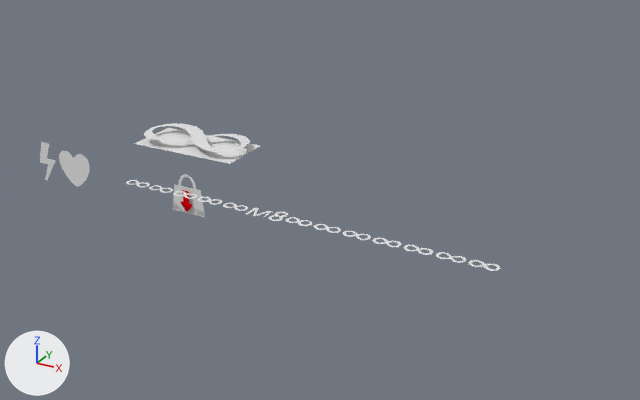
The Blender file !Ampelos-Docs/UI/Icons.blend: old version first, new version second.
One viewpoint serves both versions: a camera (50 mm lens) standing at (18.5, -20.7, 11.2) and looking at (5.9, 2.3, -0.3). Arrows for +X, +Y and +Z are at lower left; the lights stay in place.

The older version as bpy lines, for what is in view:
```python
me_plane_002 = bpy.data.meshes.new('Plane.002')
me_plane_002.from_pydata(...)  # 20 vertices, 9 faces; spans x 0.0..1.0, y -1.12..1.0, z 0.0
me_plane_004 = bpy.data.meshes.new('Plane.004')
me_plane_004.from_pydata([(-1.0, -1.0, 0.0), (1.0, -1.0, 0.0), (-1.0, 1.0, 0.0), (1.0, 1.0, 0.0)], [], [(0, 1, 3, 2)])
me_plane_004.materials.append(mat_material)  # its picture is missing
me_plane_005 = bpy.data.meshes.new('Plane.005')
me_plane_005.from_pydata(...)  # 52 vertices, 25 faces; spans x -9.1..10.4, y -10.6..9.8, z -0.1..0.0
txt_text = bpy.data.curves.new('Text', 'FONT')
txt_text.body = '∞∞∞∞∞м8∞∞∞∞∞∞∞'
ob_plane_002 = bpy.data.objects.new('Plane.002', me_plane_002)
ob_plane_002.location = (2.37, 0.0, 0.0)
ob_plane_002.rotation_euler = (-1.571, 0.0, 0.0)  # degrees (-90, 0, 0)
ob_plane_002.scale = (0.639, 0.639, 0.639)
_m = ob_plane_002.modifiers.new('Mirror', 'MIRROR')
_m.merge_threshold = 0.002
ob_plane_004 = bpy.data.objects.new('Plane.004', me_plane_004)
ob_plane_004.location = (0.39, 3.27, 0.3)
ob_plane_004.scale = (2.05, 1.0, 1.0)
ob_plane_005 = bpy.data.objects.new('Plane.005', me_plane_005)
ob_plane_005.location = (0.37, 3.36, 0.59)
ob_plane_005.rotation_euler = (0.0, 0.0, -0.843)  # degrees (0, 0, -48)
ob_plane_005.scale = (0.177, 0.177, 0.177)
ob_text = bpy.data.objects.new('Text', txt_text)
ob_text.location = (0.39, -0.88, 0.3)
# also in view: 'Plane' at (-2.4, 0.0, 0.0)
```
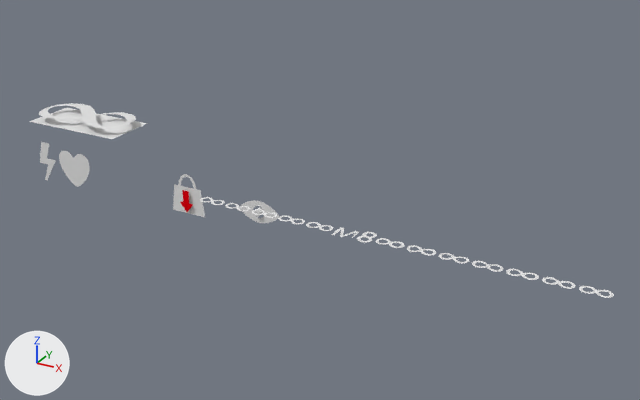
Where the change shows, as pixel boxes [x1, y1, x2, y2] in the pictures (640 x 400 px):
```json
{"object": "Plane.004", "change": "moved", "before": [134, 128, 260, 164], "after": [30, 108, 148, 139]}
{"object": "Text", "change": "moved", "before": [126, 180, 500, 271], "after": [200, 197, 614, 298]}
{"object": "Plane.005", "change": "moved", "before": [144, 123, 250, 152], "after": [39, 103, 136, 128]}
{"object": "Plane.006", "change": "added", "after": [240, 200, 280, 223]}
```

Scene script edits in JSON lines:
```json
{"op": "add", "block": "me_plane_006", "code": ["me_plane_006 = bpy.data.meshes.new('Plane.006')", "me_plane_006.from_pydata(...)  # 48 vertices, 23 faces; spans x -1.0..1.0, y 0.0..0.51, z 0.0"]}
{"op": "set", "path": "ob_text.location", "old": "(0.39, -0.88, 0.3)", "new": "(3.27, -0.88, 0.3)"}
{"op": "set", "path": "ob_plane_005.location", "old": "(0.37, 3.36, 0.59)", "new": "(-4.72, 3.36, 0.59)"}
{"op": "set", "path": "ob_plane_004.location", "old": "(0.39, 3.27, 0.3)", "new": "(-4.7, 3.27, 0.3)"}
{"op": "add", "block": "ob_plane_006", "code": ["ob_plane_006 = bpy.data.objects.new('Plane.006', me_plane_006)", "ob_plane_006.location = (5.06, 0.0, 0.0)", "ob_plane_006.rotation_euler = (1.571, 0.0, 0.0)  # degrees (90, 0, 0)", "ob_plane_006.scale = (0.723, 0.723, 0.723)", "_m = ob_plane_006.modifiers.new('Mirror', 'MIRROR')", "_m.use_axis = (False, True, False)"]}
```
